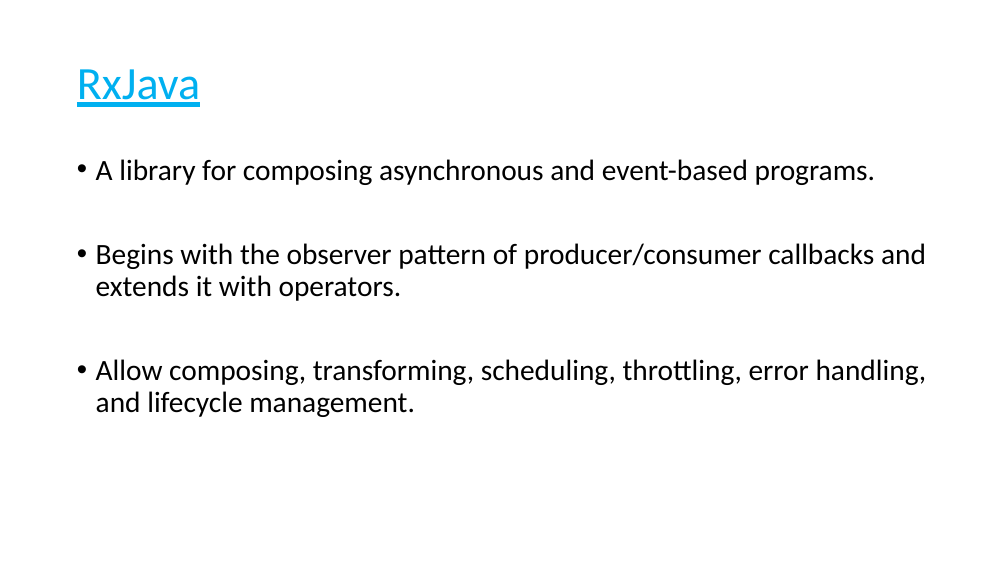
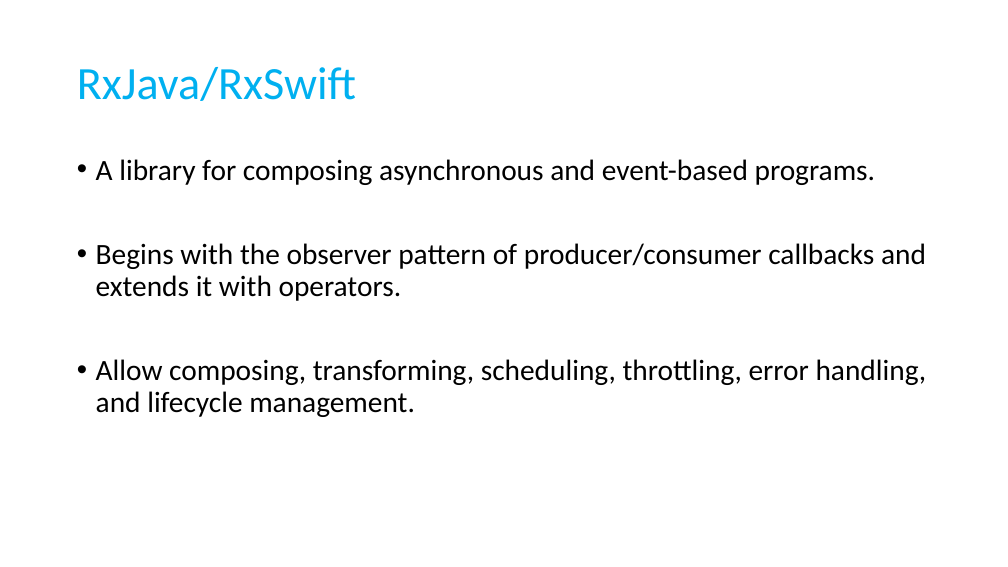
Before and after one commit to chandanthakur/rxjava-basics, a slide deck: slide 7 of ppt/RxJava.pptx (slide 6 before the commit). Drawn at 1008x567 pixels with LibreOffice and Linux fonts; fonts in the diff are those of the drawing. Boxes give left, top, right and bottom in pixels: in the first picture for what was removed or moved away, otherwise in the second. Text is boxed around its words. In the diff, an @@ line names an element or a change of style, - is before the commit and + after.

```diff
--- a/ppt/RxJava.pptx
+++ b/ppt/RxJava.pptx
@@ title at bbox=[77, 67, 356, 101]: text changed @@
-RxJava
+RxJava/RxSwift
```
Also in this commit, not shown: 10 other slides changed, 2 slides added, 1 slide removed, 6 other files.
